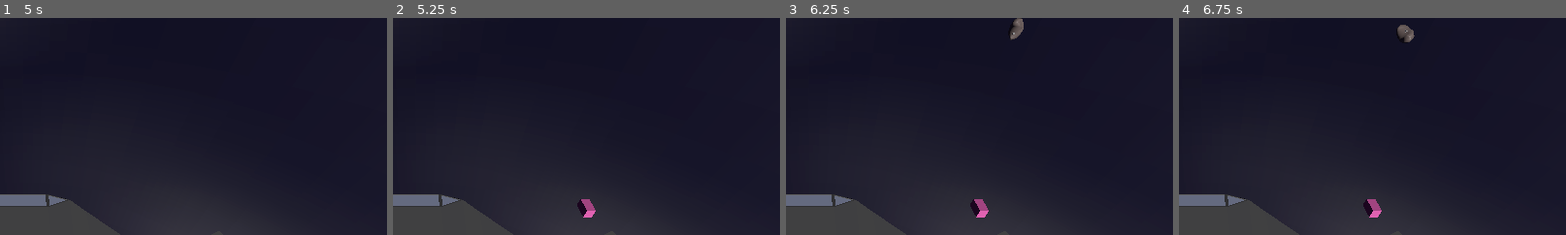
Above: before the commit, frames 1-4 (left to right).
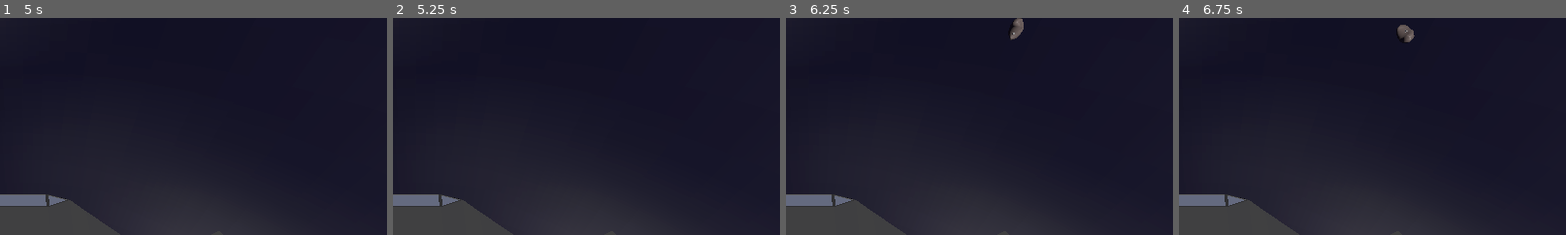
Above: after the commit, the same moments.

Repository: Xwilarg/LudumDare54
Game: Godot game, scene res://Scenes/Main.tscn
The game is run twice, just before and just after one commit, with the same random seed, the same clock (stepped at 60 frames per second) and the same inputs.
Inputs (mouse positions are % of the whole screen's width and height, from its top left):
- Up to frame 1 (5 s): click "Flak" at 0.5 s; click "Flak" at 1.25 s; click "Flak" at 2 s; click "Flak" at 2.75 s; click "Flak" at 3.5 s; click "Flak" at 4.25 s
- Up to frame 2 (5.25 s): tap Enter at 5 s; move the mouse to (72, 45) at 5.02 s; click (72, 45) at 5.17 s
- Up to frame 3 (6.25 s): tap Space at 5.75 s; move the mouse to (30, 55) at 5.77 s; click (30, 55) at 5.92 s
- Up to frame 4 (6.75 s): move the mouse to (60, 28) at 6.52 s; click (60, 28) at 6.67 s
The pictures show only the part of the screen within x 47-97%, y 0-50%; the shares and areas given below are measured in that part.

Frame 1 is identical in both runs. In frame 2, 0.3% of the frame differs, in the area x 47-53%, y 83-92%; in frame 3, 0.3%; in frame 4, 0.3%.
Error after the commit: Invalid access to property or key 'energyCost' on a base object of type 'String'. (res://Scripts/Deck/Card.gd:7)

Commit message:
Prevent object placing when our of energy

Diff:
--- a/Scripts/CardManager.gd
+++ b/Scripts/CardManager.gd
@@ -5,8 +5,13 @@
 var _aaTimer: float = 1.0
 var _items: Array[ItemCard]
 
-var _energy: int = 100
-var _energyUsed: int = 0
+var _energy_max: int = 100
+var _energy_used: int = 0
+
+func can_be_placed(card: Card) -> bool:
+	if _energy_used + card.energyCost > _energy_max:
+		return false
+	return true
 
 func get_effect(str: String) -> Array[int]:
 	var data: Array[int]
--- a/Scripts/Deck/Card.gd
+++ b/Scripts/Deck/Card.gd
@@ -4,6 +4,7 @@
 	name = tr(json.name.to_upper() + "_NAME")
 	description = tr(json.name.to_upper() + "_DESC")
 
+	energyCost = json.name.energyCost
 	effects = json.effects
 	if json.model == "size2Guns": model = preload("res://Models/size2Guns.glb")
 
@@ -21,6 +22,7 @@
 var previewModel: PackedScene
 var effects: Dictionary
 var shape: PackedStringArray
+var energyCost: int
 
 var modelRef = {
 	"size2Guns": "res://Models/size2Guns.glb"
--- a/Scripts/GameManager.gd
+++ b/Scripts/GameManager.gd
@@ -55,6 +55,11 @@
 
 func _input(event):
 	if event is InputEventMouseButton and event.pressed and event.button_index == 1 and _selected_card != null:
+
+		if !CardManager.can_be_placed(_selected_card):
+			print("Not enough energy to place " + _selected_card.name)
+			return
+
 		# We do a raycast to see where we click
 		var camera3d = get_node("/root/Root/Camera3D")
 		var space_state = get_tree().get_root().get_world_3d().direct_space_state
